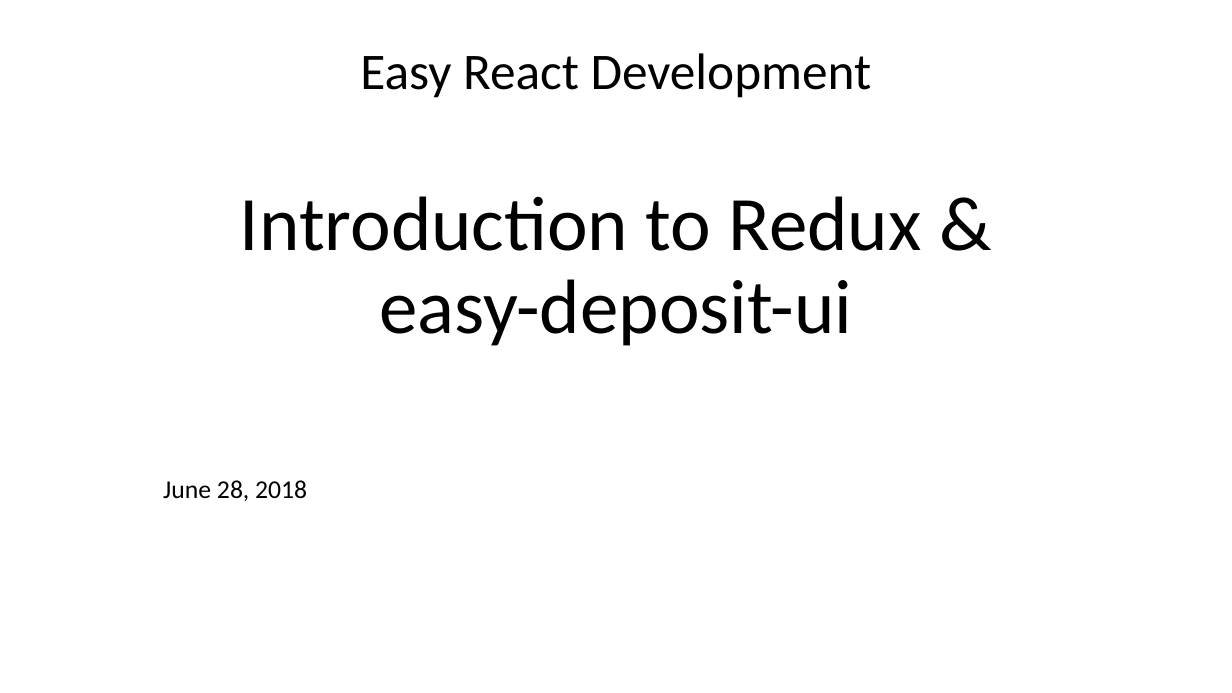
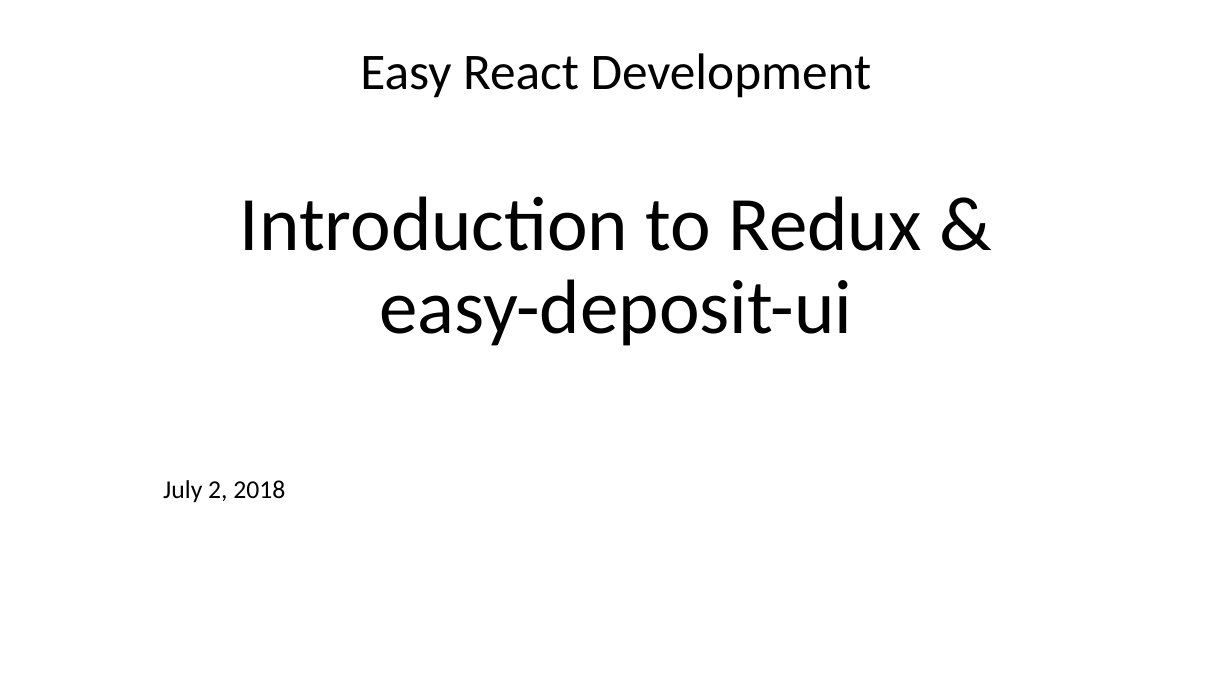
Before and after one commit to rvanheest-DANS-KNAW/course-react, a slide deck: slide 1 of easy-deposit-ui-basics/Presentation Redux.pptx. Drawn at 1232x693 pixels with LibreOffice and Linux fonts; fonts in the diff are those of the drawing. Boxes give left, top, right and bottom in pixels: in the first picture for what was removed or moved away, otherwise in the second. Text is boxed around its words. In the diff, an @@ line names an element or a change of style, - is before the commit and + after.

```diff
--- a/easy-deposit-ui-basics/Presentation Redux.pptx
+++ b/easy-deposit-ui-basics/Presentation Redux.pptx
@@ subtitle at (163, 480, 285, 502): text changed @@
-June 28, 2018
+July 2, 2018
```
Also in this commit, not shown: 1 other slide changed, 1 other file.
